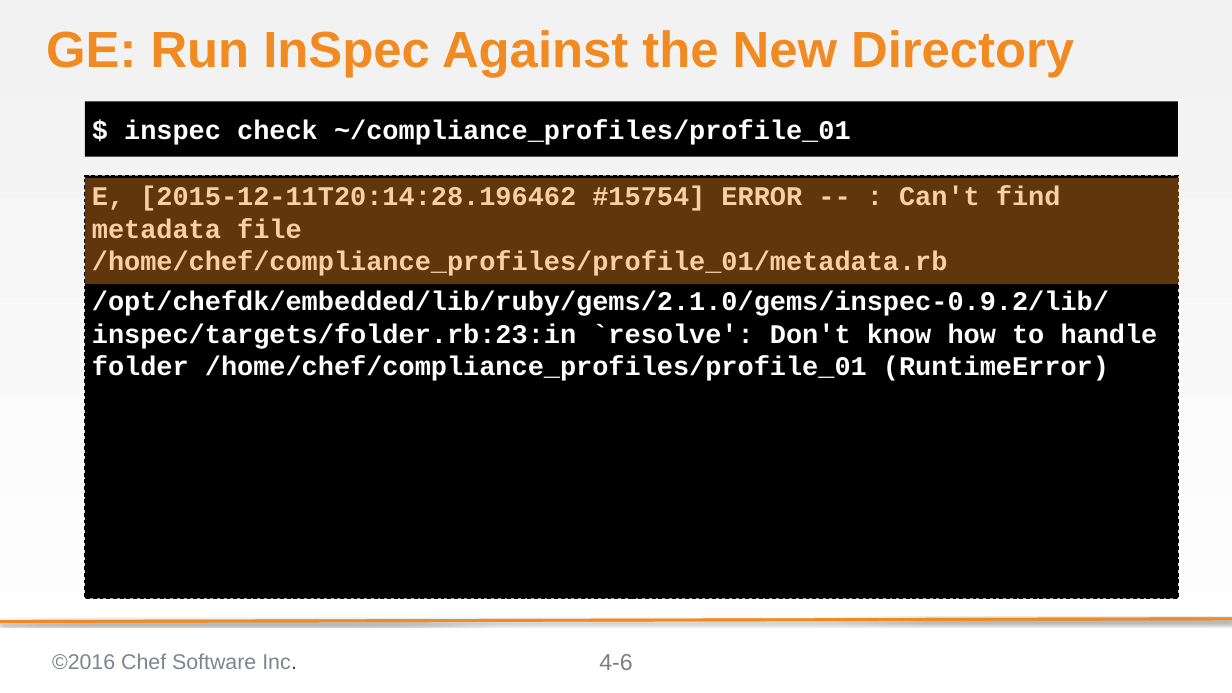
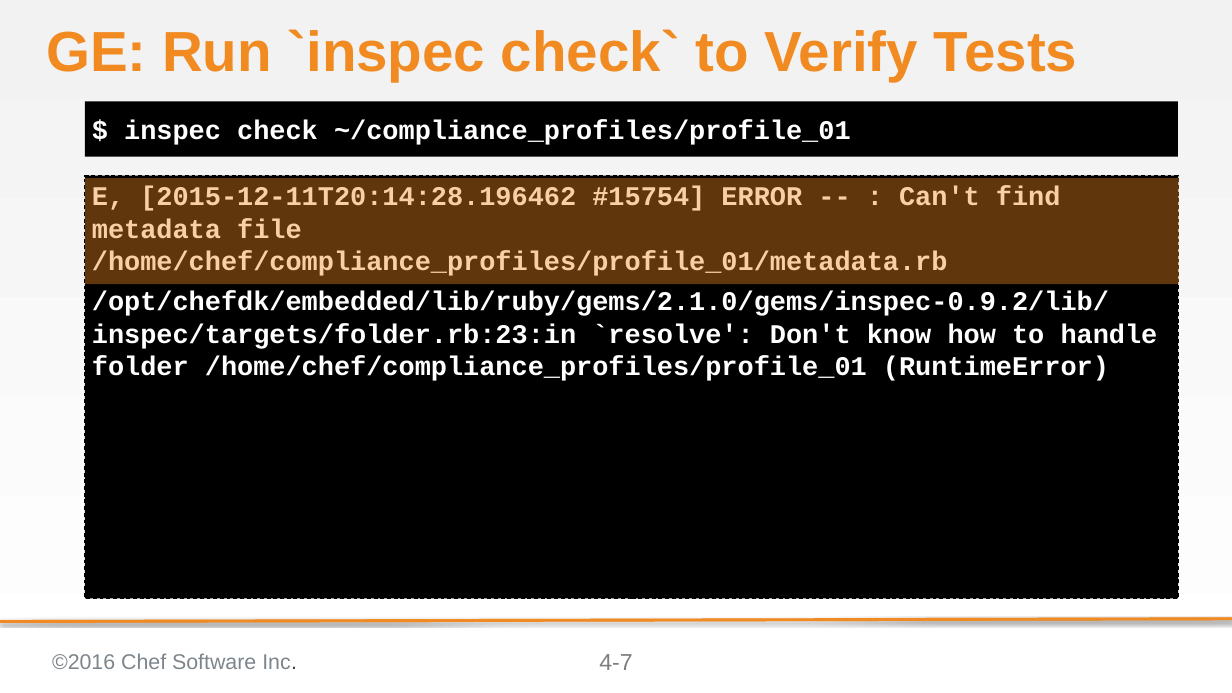
Before and after one commit to bchamby/chef-compliance-installation-configuration-operation, a slide deck: slide 7 of 04-creating-custom-profiles.pptx (slide 6 before the commit). Drawn at 1232x693 pixels with LibreOffice and Linux fonts; fonts in the diff are those of the drawing; background and template pictures are left out. Boxes give left, top, right and bottom in pixels: in the first picture for what was removed or moved away, otherwise in the second. Text is boxed around its words. In the diff, an @@ line names an element or a change of style, - is before the commit and + after.

```diff
--- a/04-creating-custom-profiles.pptx
+++ b/04-creating-custom-profiles.pptx
@@ title at [46,29,1077,82]: text changed; size 52.8 to 58.7 pt @@
-GE: Run InSpec Against the New Directory
+GE: Run `inspec check` to Verify Tests
@@ page number at [599,654,632,670]: text changed @@
-4-6
+4-7
```
Also in this commit, not shown: 3 other slides changed, 2 slides added.
